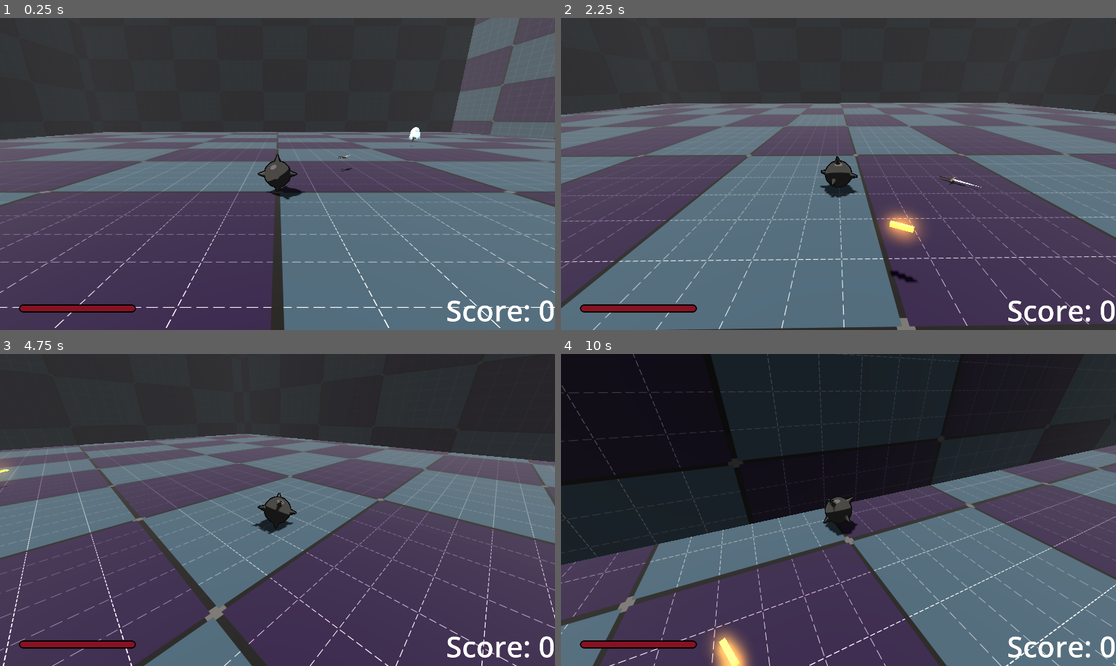
Above: before the commit, frames 1-4 (two rows, left to right).
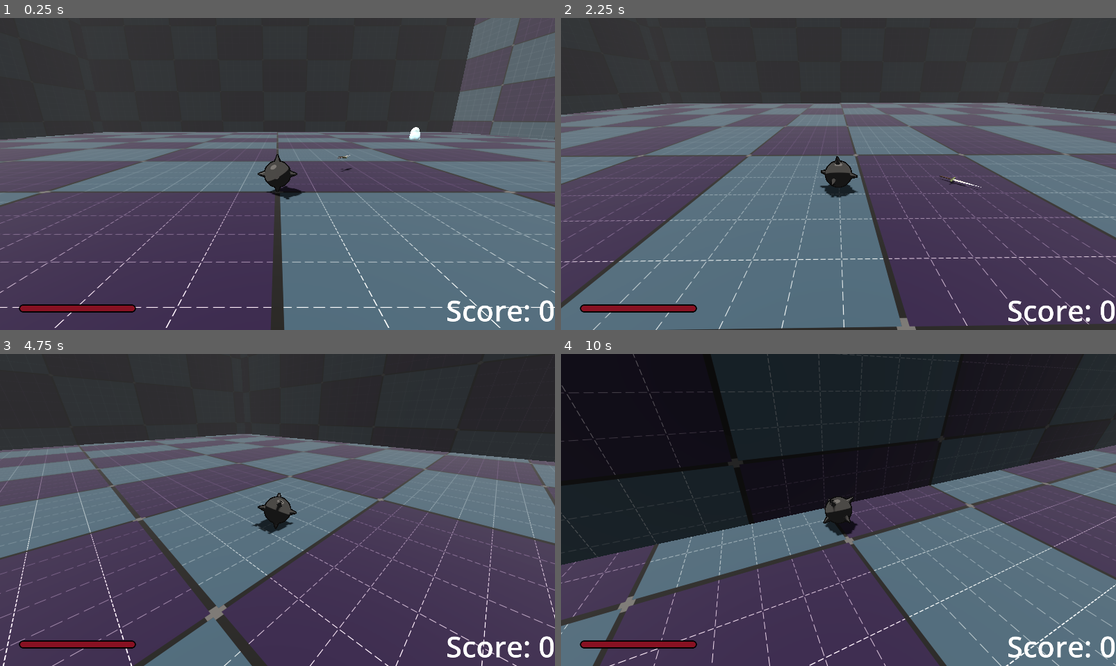
Above: after the commit, the same moments.

Repository: erikringwalters/pirate-jam-16-prototype
Game: Godot game, scene res://scenes/main.tscn
The game is run twice, just before and just after one commit, with the same random seed, the same clock (stepped at 60 frames per second) and the same inputs.
Inputs (mouse positions are in pixels of both pictures, inside the frame that each line leads up to):
- Up to frame 1 (0.25 s): no input
- Up to frame 2 (2.25 s): tap Enter (restart) at 0.5, 1.25, 2 s; move the mouse to (960, 158) at 0.52 s; press the mouse at (960, 158) at 0.53 s; hold D (move_right) 0.53-1.28 s; move the mouse to (810, 174) at 1.27 s; release the mouse at (810, 174) at 1.28 s; hold W (move_up) from 1.28 s (still down); click (810, 174) at 1.35 s; move the mouse to (849, 167) at 2.02 s; press the mouse at (849, 167) at 2.03 s
- Up to frame 3 (4.75 s): keep holding W (move_up); tap Enter (restart) at 2.75, 3.5, 4.25 s; move the mouse to (271, 516) at 2.77 s; release the mouse at (271, 516) at 2.78 s; click (271, 516) at 2.85 s; move the mouse to (316, 513) at 3.52 s; press the mouse at (316, 513) at 3.53 s; move the mouse to (233, 506) at 4.27 s; release the mouse at (233, 506) at 4.28 s; click (233, 506) at 4.35 s
- Up to frame 4 (10 s): move the mouse to (844, 510) at 5.02 s; press the mouse at (844, 510) at 5.03 s; move the mouse to (816, 503) at 5.77 s; release W (move_up) at 5.78 s; release the mouse at (816, 503) at 5.78 s; hold D (move_right) 5.78-6.53 s; click (816, 503) at 5.85 s; move the mouse to (866, 510) at 6.52 s; press the mouse at (866, 510) at 6.53 s; hold W (move_up) 6.53-8.78 s; move the mouse to (810, 510) at 7.27 s; release the mouse at (810, 510) at 7.28 s; click (810, 510) at 7.35 s; move the mouse to (849, 503) at 8.02 s; press the mouse at (849, 503) at 8.03 s; move the mouse to (832, 516) at 8.77 s; release the mouse at (832, 516) at 8.78 s; hold A (move_left) 8.78-9.53 s; click (832, 516) at 8.85 s; move the mouse to (877, 513) at 9.52 s; press the mouse at (877, 513) at 9.53 s; hold W (move_up) from 9.53 s (still down)

The runs differ from the first frame. In frame 1, less than 0.1% of the frame differs, in the area x 73-76%, y 38-42%; in frame 2, 0.8%, in the area x 57-66%, y 61-85%; in frame 3, less than 0.1%; in frame 4, 0.7%.

Commit message:
individual damage rarity

Diff:
--- a/scripts/enemy.gd
+++ b/scripts/enemy.gd
@@ -15,10 +15,19 @@
 
 func _ready() -> void:
 	self.add_to_group("Enemy")
-	if randf() < 0.01:
+	var r = randf()
+	if r < 0.01:
 		weapon_name = "Rocket"
+	elif r >= 0.01 && r < 0.1:
+		weapon_name = "Shotgun"
+	elif r >= 0.1 && r < 0.5:
+		weapon_name = "Handgun"
+	elif r >= 0.5 && r < 0.75:
+		weapon_name = "Sword"
 	else:
-		weapon_name = Items.weapons.keys()[randi_range(0, Items.weapons.size() - 2)]
+		weapon_name = "Dagger"
+		# Random Weapon
+		#weapon_name = Items.weapons.keys()[randi_range(0, Items.weapons.size() - 2)]
 	connect("died", Callable(get_parent(), "_on_enemy_died"))
 	#print(weapon_name)
 	weapon = Items.weapons[str(weapon_name)]['weapon_scene'].instantiate()
--- a/scripts/level.gd
+++ b/scripts/level.gd
@@ -19,11 +19,11 @@
 
 func _ready() -> void:
 	enemy_count_timer.wait_time = 0.1
-	spawn_wave(wave_n[get_safe_wave_count()], 0)
+	spawn_wave(wave_n[get_safe_wave_count()])
 
 # n will be squared
-func spawn_wave(n:int, wave:int) -> void:
-	get_current_wave_weapons(wave)
+func spawn_wave(n:int) -> void:
+	get_current_wave_weapons()
 	var x_offset = dist_from_center if GameState.current_wave % 2 == 1 else -dist_from_center
 	var z_offset = dist_from_center if GameState.current_wave % 2 == 0 else -dist_from_center
 	for i in n:
@@ -38,7 +38,7 @@
 				j * spread_offset + z_offset
 			)
 
-func get_current_wave_weapons(current_wave:int):
+func get_current_wave_weapons():
 	var weapon_counts := []
 	for key in Items.weapons.keys():
 		weapon_counts.push_back(Items.weapons[key].wave[get_safe_wave_count()])
@@ -66,7 +66,7 @@
 func _on_wave_timer_timeout() -> void:
 	print("new wave starting")
 	GameState.current_wave += 1
-	spawn_wave(wave_n[get_safe_wave_count()], get_safe_wave_count())
+	spawn_wave(wave_n[get_safe_wave_count()])
 
 func get_safe_wave_count() -> int:
 	var wave = GameState.current_wave
